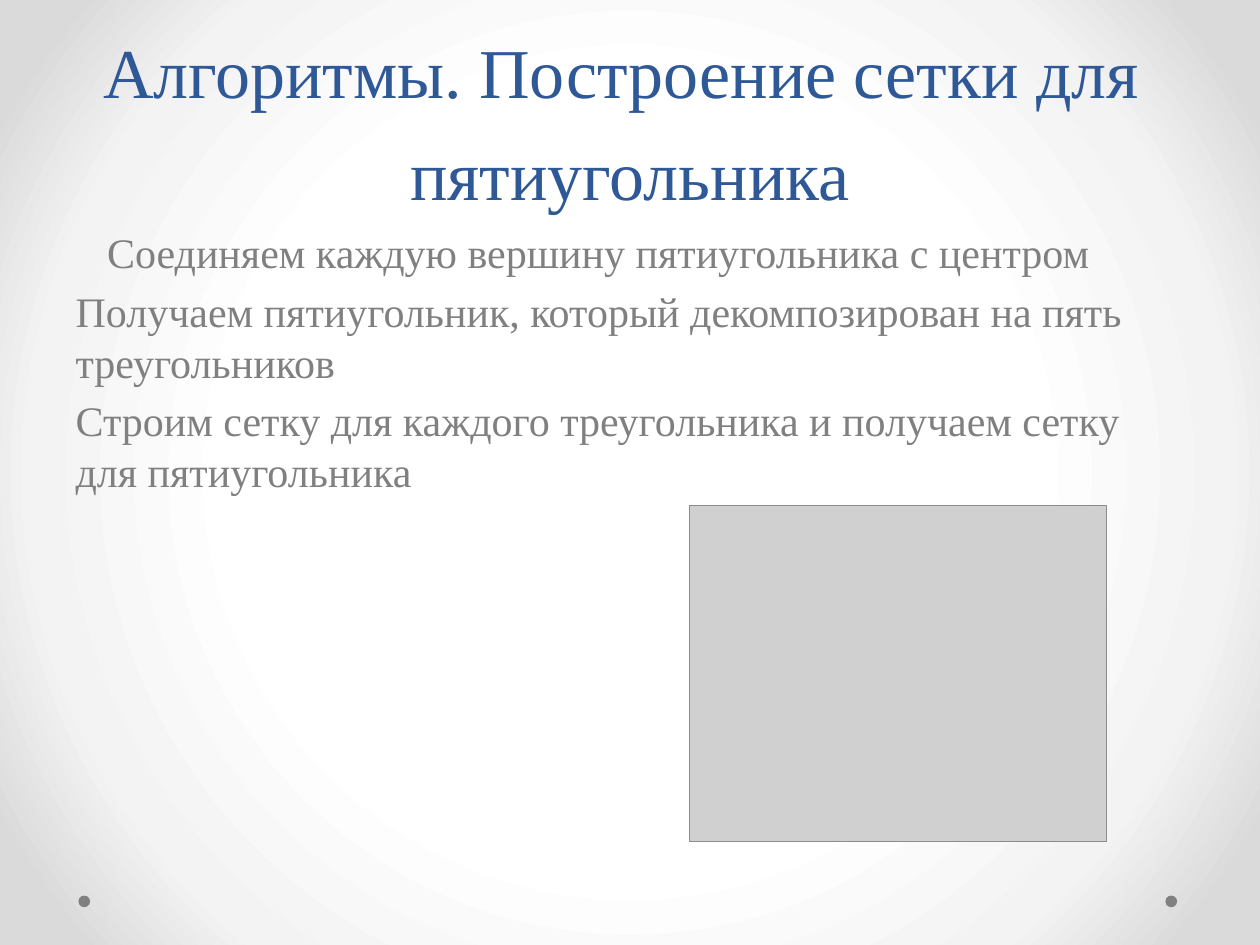
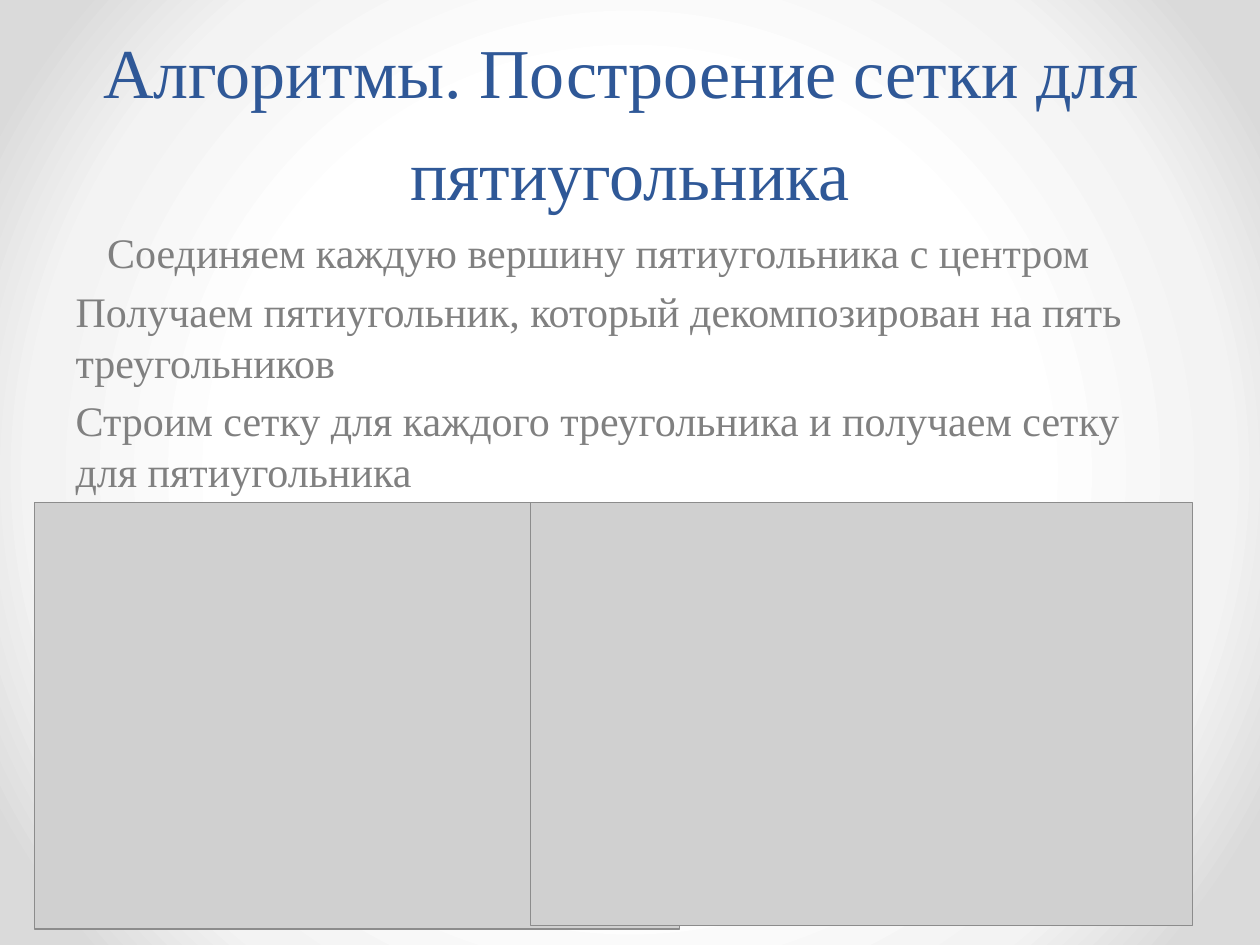
Before and after one commit to Slimperator/GMESH_1.0, a slide deck: slide 23 of Documents/Documents of project/prezentatsia.pptx. Drawn at 1260x945 pixels with LibreOffice and Linux fonts; fonts in the diff are those of the drawing; grey boxes stand for pictures. Boxes give left, top, right and bottom in pixels: in the first picture for what was removed or moved away, otherwise in the second. Text is boxed around its words. In the diff, an @@ line names an element or a change of style, - is before the commit and + after.

```diff
--- a/Documents/Documents of project/prezentatsia.pptx
+++ b/Documents/Documents of project/prezentatsia.pptx
@@ picture added at [35, 503, 680, 930] @@
@@ picture at [530, 503, 1192, 926]: rotation 0 to 180 degrees @@
@@ ellipse removed at [78, 896, 89, 907] @@
@@ ellipse removed at [1166, 896, 1177, 907] @@
```
Also in this commit, not shown: 1 other slide changed.
